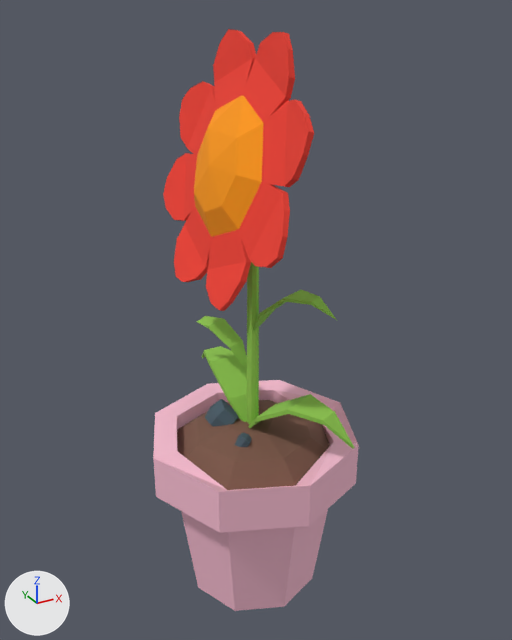
Before and after pictures for a commit that changed the glTF model models/flower4E.glb.
Camera for both pictures: a 50 mm lens placed at (-104.9, -193.0, 203.7), pointed at (3.0, 3.2, 105.7). The lights are fixed; the arrows at lower left show +X, +Y and +Z. The picture after the commit comes second. Where no turn or scale is listed for an object, it has been applied to the vertices.

In view in the first picture: 'flower_01_Cube.007'.
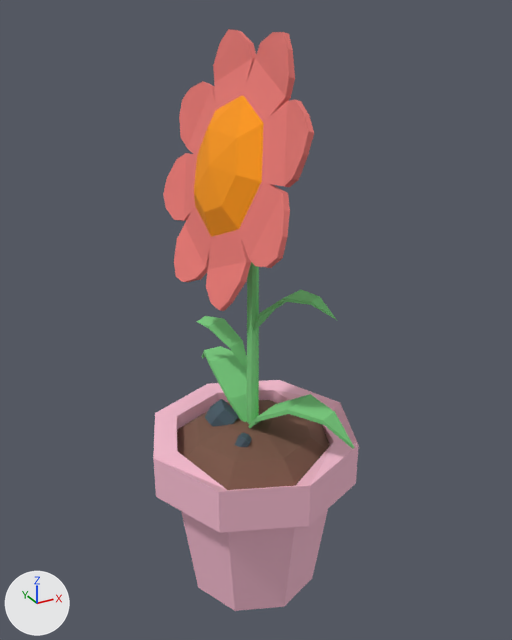
Location of each change, [x1, y1, x2, y2] in pixels of the pictures (512 x 640 px):
'flower_01_Cube.007', recoloured (red to pink)
    both: [163, 29, 356, 450]

The change, as a list of edits to the scene's bpy script:
```text
Change mat_f44336:
    mat_f44336.base_color: (0.91, 0.05, 0.03) -> (0.858, 0.201, 0.183)  # red #f53f30 -> red #ee7c77
Change mat_8bc34a:
    mat_8bc34a.base_color: (0.26, 0.55, 0.07) -> (0.191, 0.615, 0.21)  # green #8bc44b -> green #79ce7e
```
